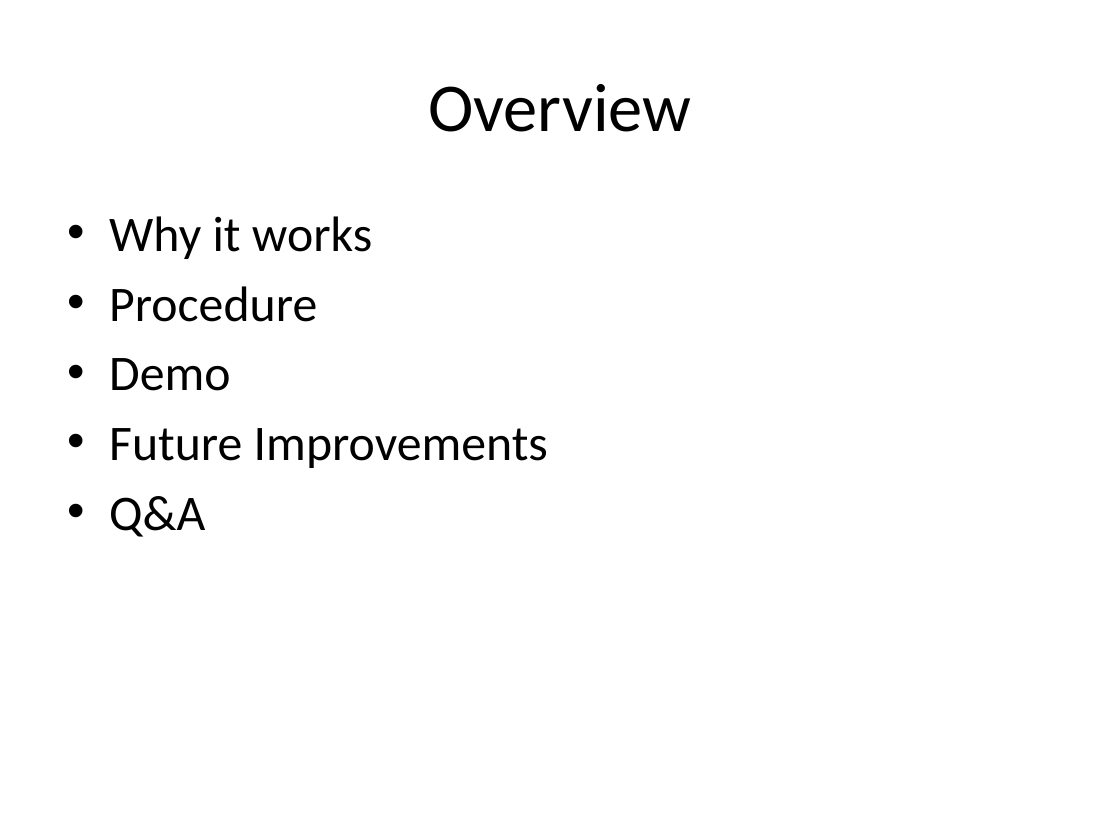
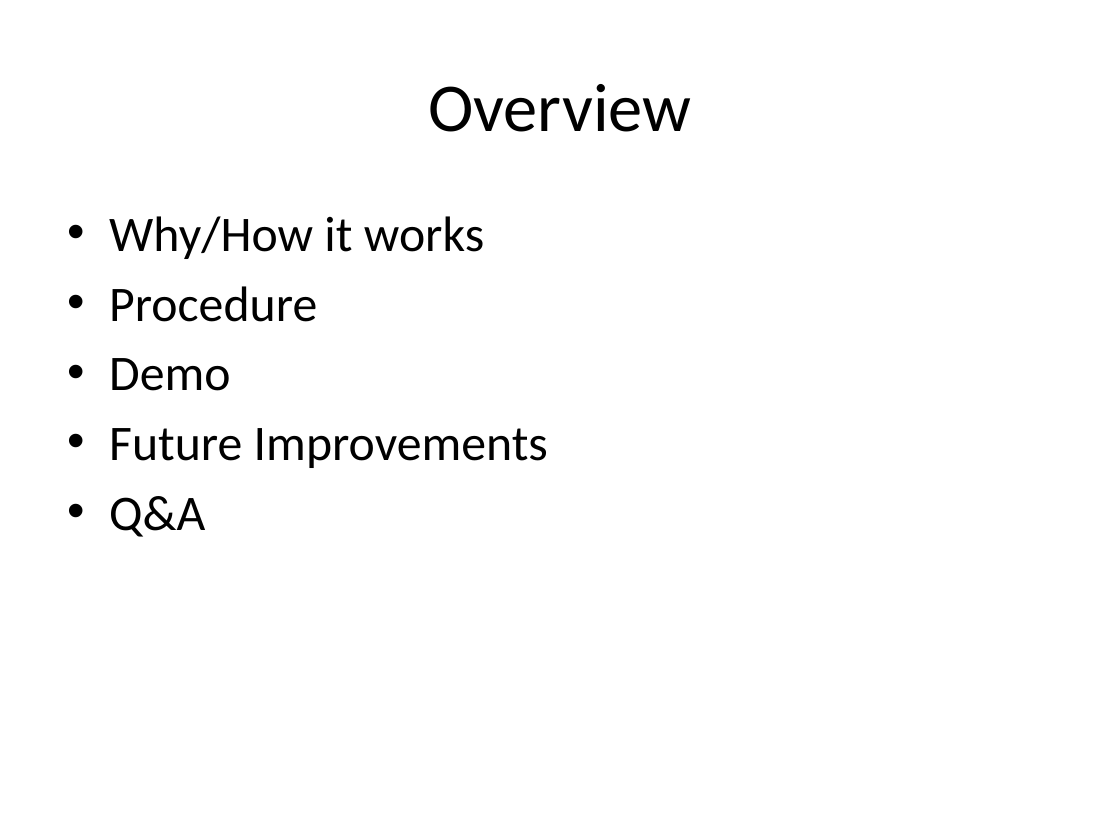
Before and after one commit to lhr0909/MonoCameraRecovery, a slide deck: slide 2 of paper_presentation/Monocamera Recovery.pptx. Drawn at 1120x840 pixels with LibreOffice and Linux fonts; fonts in the diff are those of the drawing. Boxes give left, top, right and bottom in pixels: in the first picture for what was removed or moved away, otherwise in the second. Text is boxed around its words. In the diff, an @@ line names an element or a change of style, - is before the commit and + after.

```diff
--- a/paper_presentation/Monocamera Recovery.pptx
+++ b/paper_presentation/Monocamera Recovery.pptx
@@ text at <box>109,216,484,259</box>: text changed @@
-• Why it works
+• Why/How it works
```
Also in this commit, not shown: 2 other slides changed, 1 other file.
